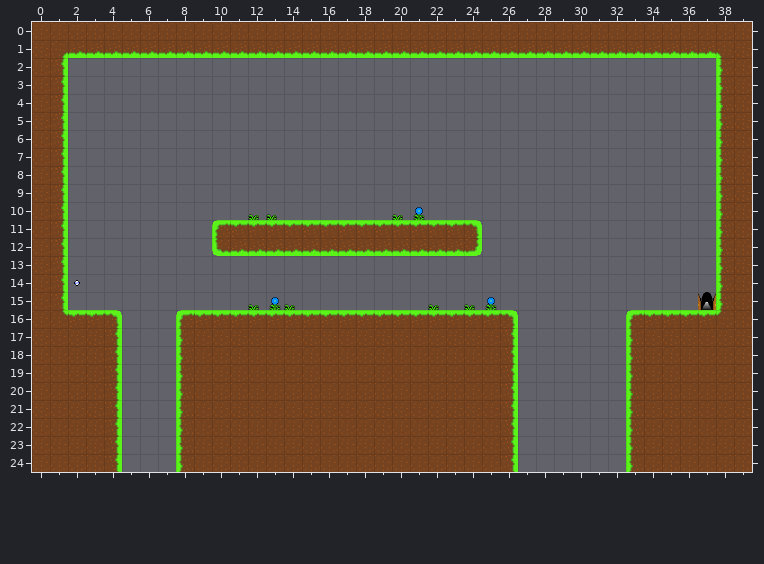
An edit to a level. Tiled map, jump n run/img/lvl_1.tmx. That is the earlier state.
Cells are 32x32 px. Shown: x 0..39, y 0..24.
And afterwards:
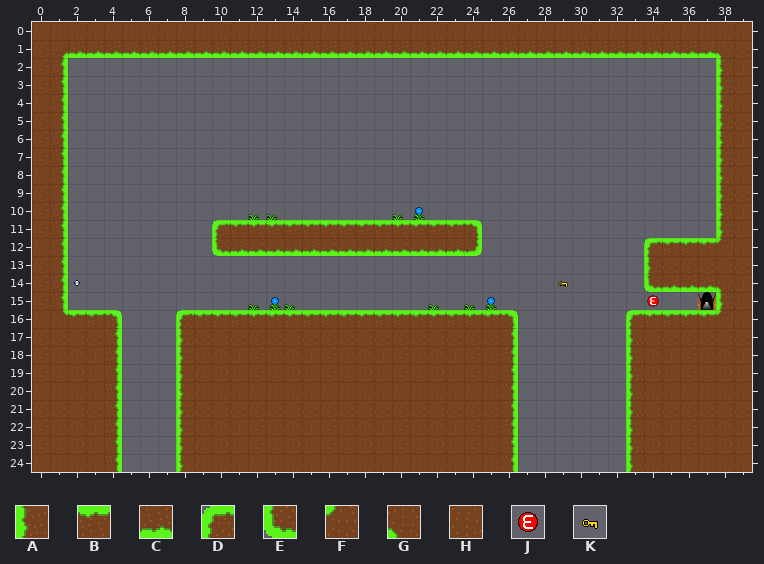
Key: from "dirt terrain": A 0, B 1, C 2, D 4, E 7, F 9, G 11, H 12; from "enemy": J 0; from "interactable": K 2.
_ is an empty cell.
Tiles of an added or newly shown layer are drawn over the layers below it.
The author wrote: made enemys and a text-engine in jump n run
Change:
Layer "Enemy" (added):
There is now tile J in row 15 at x 34.
There is now tile K in row 14 at x 29.
Layer "Floor2":
There is now tile A in row 13 at x 34.
There is now tile B in row 12 at x 35 to 37.
There is now tile C in row 14 at x 35 to 37.
There is now tile D in row 12 at x 34.
There is now tile E in row 14 at x 34.
There is now tile F in row 12 at x 38.
There is now tile G in row 14 at x 38.
There is now tile H in row 13 at x 35 to 38.
Changed places in both pictures, as pixel boxes (x1, y1, x2, y2):
added: (644, 238, 734, 307)
added: (558, 281, 568, 287)
